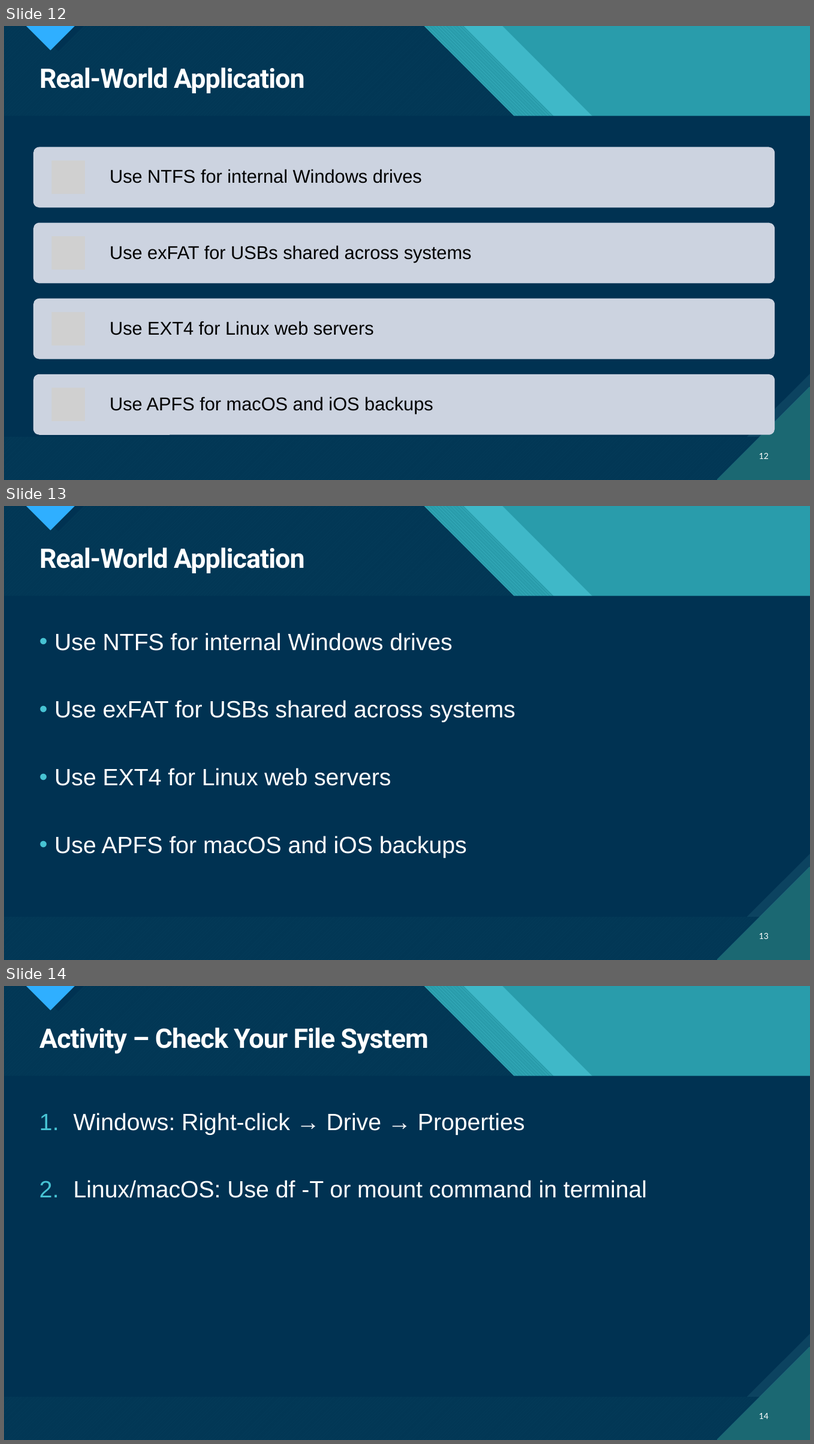
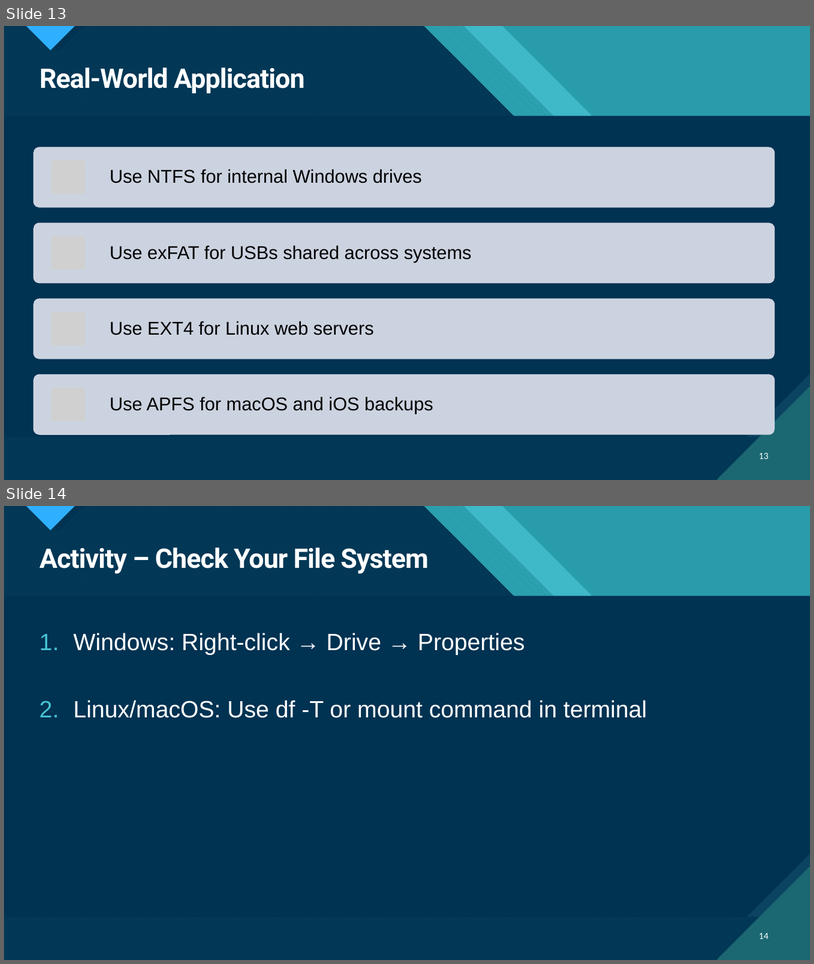
Before and after one commit to psuuc-jbgarcia/Object-Oriented-Programming-Lesson, a slide deck: Platform Technologies/Pre Lim/week 2/Lecture/Chapter_2Different File Systems.pptx. Shown one above the other, each under a label of ours: slides 12, 13 and 14 before the commit, slides 13 and 14 after it. The pictures are 814x1444 and 814x964 pixels, drawn with LibreOffice and Linux fonts; fonts in the diff are those of the drawing; grey boxes stand for pictures. Boxes give left, top, right and bottom in pixels: in the first picture for what was removed or moved away, otherwise in the second. Text is boxed around its words. In the diff, an @@ line names an element or a change of style, - is before the commit and + after.

```diff
--- a/Platform Technologies/Pre Lim/week 2/Lecture/Chapter_2Different File Systems.pptx
+++ b/Platform Technologies/Pre Lim/week 2/Lecture/Chapter_2Different File Systems.pptx
@@ slide 13 removed at (4, 506, 810, 960), background #47C3D3; not listed: 18 template elements that a slide beside it also shows @@
@@ title removed at (39, 547, 305, 573) @@
-Real-World Application
@@ text removed at (54, 633, 516, 858) @@
-• Use NTFS for internal Windows drives
-• Use exFAT for USBs shared across systems
-• Use EXT4 for Linux web servers
-• Use APFS for macOS and iOS backups
@@ page number removed at (759, 933, 769, 939) @@
-13
@@ what was slide 12 is now slide 13 @@
@@ page number at (759, 453, 769, 459): text changed @@
-12
+13
```
Also in this commit, not shown: 2 slides added, 1 other slide removed, 2 other files.
